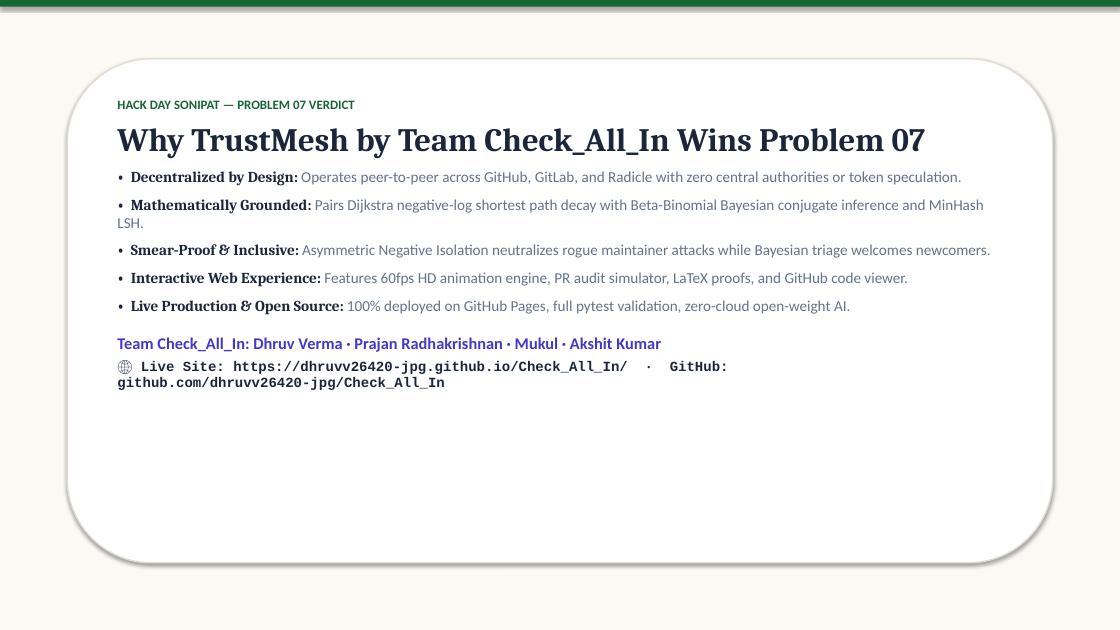
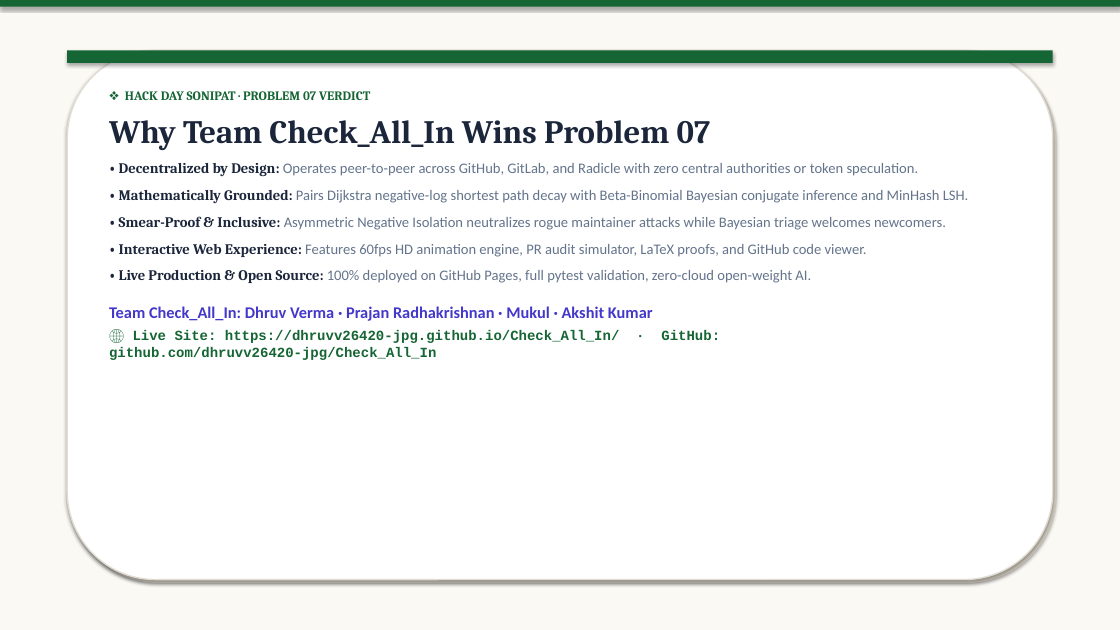
Before and after one commit to dhruvv26420-jpg/Check_All_In, a slide deck: slide 10 of Check_All_In.pptx. Drawn at 1120x630 pixels with LibreOffice and Linux fonts; fonts in the diff are those of the drawing. Boxes give left, top, right and bottom in pixels: in the first picture for what was removed or moved away, otherwise in the second. Text is boxed around its words. In the diff, an @@ line names an element or a change of style, - is before the commit and + after.

Commit message:
feat: enhance Check_All_In.pptx with tactile paper styling, storytelling personas, and live website visuals

```diff
--- a/Check_All_In.pptx
+++ b/Check_All_In.pptx
@@ rounded rectangle added at (x1=67, y1=50, x2=1053, y2=580), fill #FFFFFF, outline #E2DDD3 1.2 pt @@
@@ rectangle added at (x1=67, y1=50, x2=1053, y2=63), fill #166534 @@
@@ rounded rectangle resized from (x1=67, y1=59, x2=1053, y2=563) to (x1=71, y1=54, x2=1056, y2=583) @@
@@ rounded rectangle at (x1=71, y1=54, x2=1056, y2=583): fill #FFFFFF to #DCD5C9; outline #E2DDD3 1.2 pt to none @@
@@ text "❖ HACK DAY SONIPAT · ..." moved from (x1=117, y1=100, x2=991, y2=390) to (x1=109, y1=91, x2=969, y2=360) @@
@@ text at (x1=109, y1=91, x2=711, y2=150): text changed; size 28 to 11 pt; text colour #1B263B to #166534 @@
-HACK DAY SONIPAT — PROBLEM 07 VERDICT
-Why TrustMesh by Team Check_All_In Wins Problem 07
+❖ HACK DAY SONIPAT · PROBLEM 07 VERDICT
+Why Team Check_All_In Wins Problem 07
@@ text at (x1=109, y1=163, x2=969, y2=360): size 13 to 12.5 pt in "• Decentralized by Design: Operates peer-to-peer across ...", "• Mathematically Grounded: Pairs Dijkstra negative-log short ...", "• Smear-Proof & Inclusive: Asymmetric Negative Isolation ...", "• Interactive Web Experience: Features 60fps HD ..." and 1 more places; text colour #1B263B to #166534 in "🌐 Live Site: https://dhruvv26420-jpg.github.io/Check_All_In/ ..." @@
```
Also in this commit, not shown: 6 other slides changed, 3 slides added, 3 slides removed, 1 other file.
